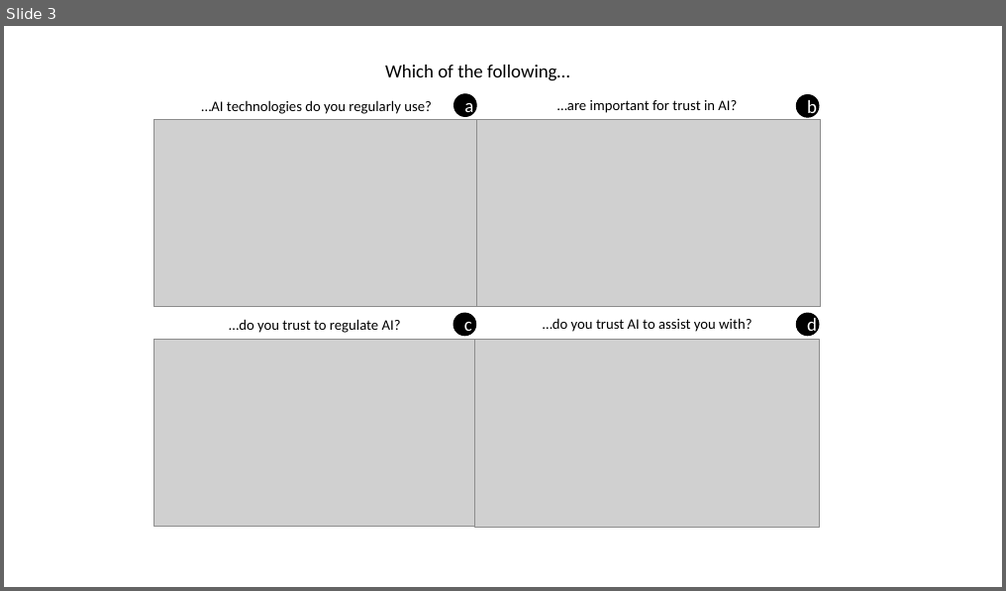
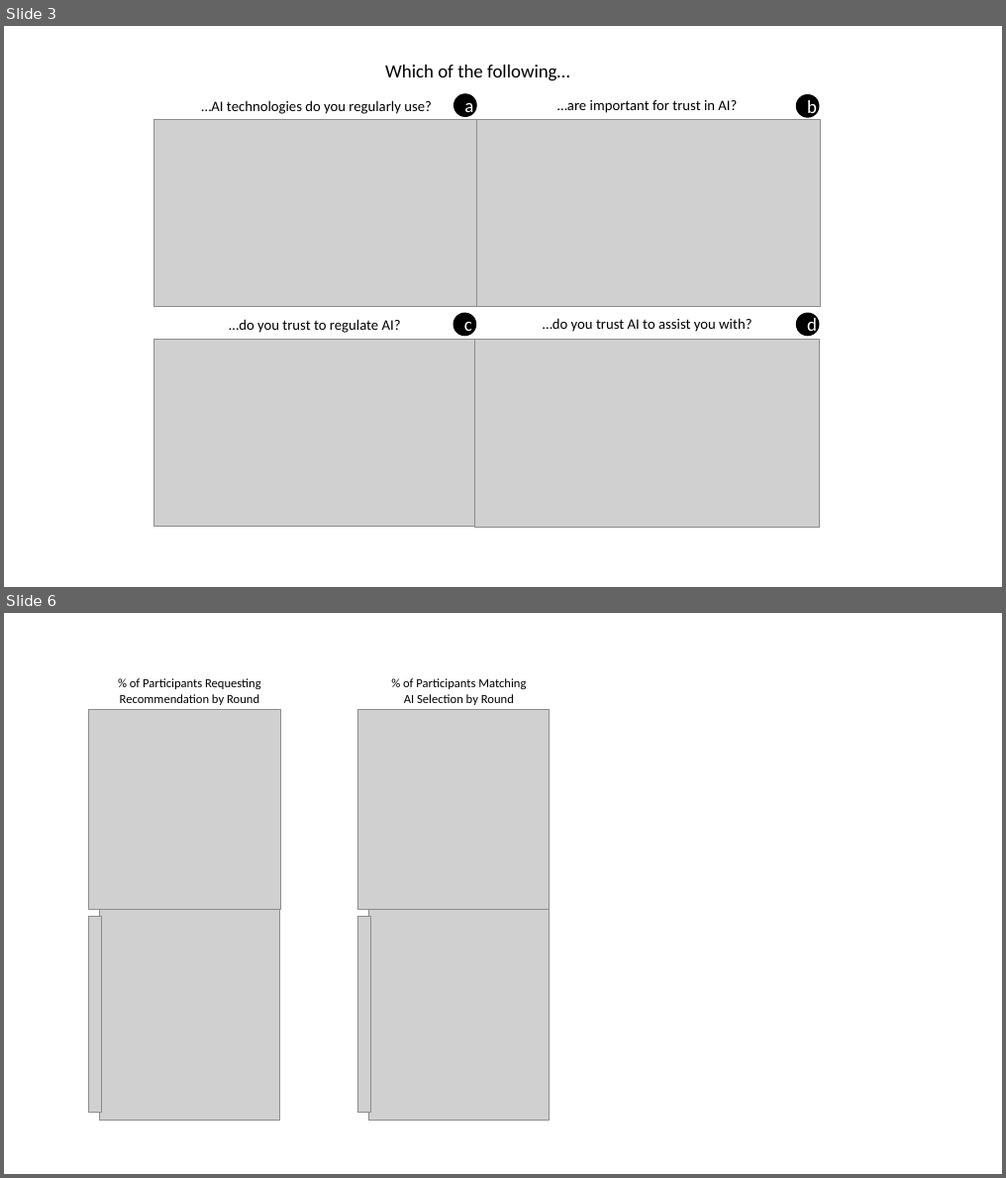
Before and after one commit to AdamCoscia/Trust-In-AI, a slide deck: server/analysis/charts/figures.pptx. Shown one above the other, each under a label of ours: slide 3 before the commit, slides 3 and 6 after it; the slides between them are not shown. The pictures are 1006x591 and 1006x1178 pixels, drawn with LibreOffice and Linux fonts; fonts in the diff are those of the drawing; grey boxes stand for pictures. Boxes give left, top, right and bottom in pixels: in the first picture for what was removed or moved away, otherwise in the second. Text is boxed around its words. In the diff, an @@ line names an element or a change of style, - is before the commit and + after.

```diff
--- a/server/analysis/charts/figures.pptx
+++ b/server/analysis/charts/figures.pptx
@@ slide 6 added at (4, 613, 1002, 1174), background #FFFFFF @@
@@ text added at (120, 678, 261, 705), 12 pt, text #000000 @@
+% of Participants Requesting
+Recommendation by Round
@@ text added at (403, 678, 526, 705), 12 pt, text #000000 @@
+% of Participants Matching
+AI Selection by Round
@@ picture added at (88, 710, 280, 909) @@
@@ picture added at (357, 710, 549, 909) @@
@@ picture added at (99, 909, 280, 1121) @@
@@ picture added at (368, 909, 549, 1121) @@
@@ picture added at (88, 917, 101, 1113) @@
@@ picture added at (357, 917, 371, 1113) @@
```
Also in this commit, not shown: 1 slide changed, 2 other slides added, 9 other files.
